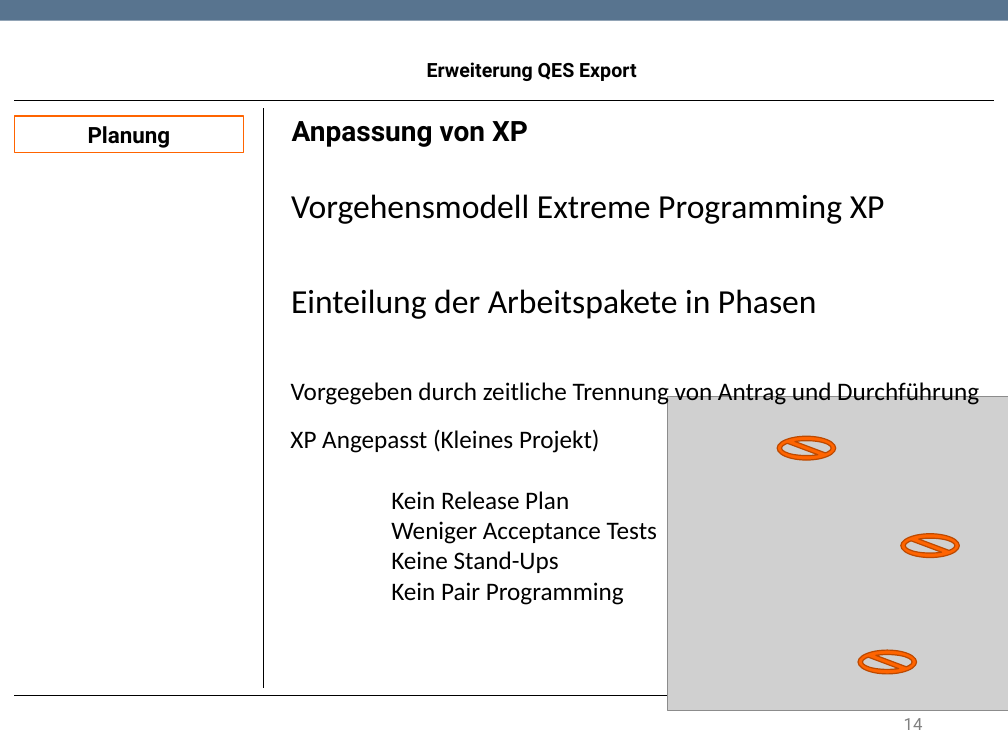
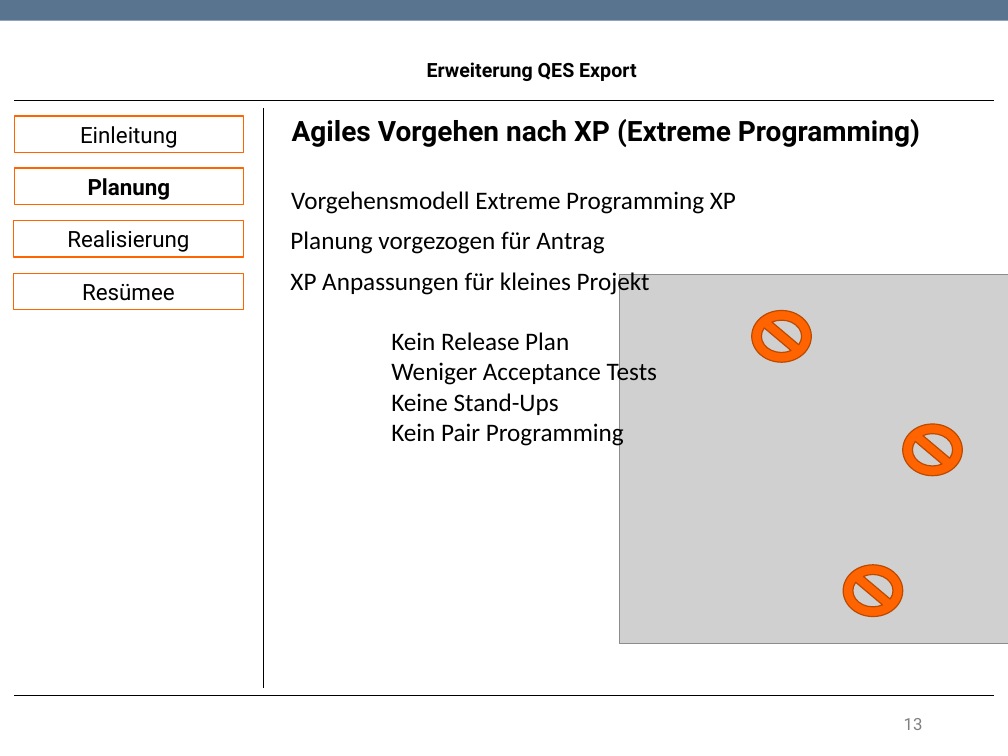
Before and after one commit to TwoHorus/dbExelExportLaravel, a slide deck: slide 13 of DOC/Fachgespraech.pptx (slide 14 before the commit). Drawn at 1008x756 pixels with LibreOffice and Linux fonts; fonts in the diff are those of the drawing; grey boxes stand for pictures; background and template pictures are left out. Boxes give left, top, right and bottom in pixels: in the first picture for what was removed or moved away, otherwise in the second. Text is boxed around its words. In the diff, an @@ line names an element or a change of style, - is before the commit and + after.

```diff
--- a/DOC/Fachgespraech.pptx
+++ b/DOC/Fachgespraech.pptx
@@ rectangle added at (14, 116, 244, 152), fill #FFFFFF, outline #FF6400 0.85 pt, 16 pt, text #000000 @@
+Einleitung
@@ text at (292, 119, 920, 147): text changed @@
-Anpassung von XP
+Agiles Vorgehen nach XP (Extreme Programming)
@@ rectangle "Planung": place and size @@
-rectangle "Planung" at (14, 116, 244, 152)
+rectangle "Planung" at (14, 168, 244, 205)
@@ text "Vorgehensmodell Extreme Programming XP" at (291, 191, 736, 214): size 24 to 18 pt @@
@@ rectangle added at (14, 221, 244, 257), fill #FFFFFF, outline #FF6400 0.85 pt, 16 pt, text #000000 @@
+Realisierung
@@ text added at (290, 231, 604, 254), 18 pt, text #000000 @@
+Planung vorgezogen für Antrag
@@ text "XP Anpassungen für kleines Projekt": place and size @@
-text "XP Anpassungen für kleines Projekt" at (290, 429, 657, 605)
+text "XP Anpassungen für kleines Projekt" at (290, 272, 657, 447)
@@ rectangle added at (14, 273, 244, 309), fill #FFFFFF, outline #FF6400 0.85 pt, 16 pt, text #000000 @@
+Resümee
@@ text at (290, 272, 650, 296): text changed @@
-XP Angepasst (Kleines Projekt)
+XP Anpassungen für kleines Projekt
@@ text removed at (291, 289, 817, 319) @@
-Einteilung der Arbeitspakete in Phasen
@@ picture: place and size @@
-picture at (667, 396, 1008, 711)
+picture at (619, 275, 1008, 644)
@@ no-entry sign: place and size @@
-no-entry sign at (858, 650, 916, 674)
+no-entry sign at (752, 310, 811, 362)
@@ text removed at (291, 379, 979, 406) @@
-Vorgegeben durch zeitliche Trennung von Antrag und Durchführung
@@ no-entry sign: place and size @@
-no-entry sign at (777, 436, 836, 461)
+no-entry sign at (903, 424, 963, 476)
@@ no-entry sign: place and size @@
-no-entry sign at (901, 534, 960, 558)
+no-entry sign at (843, 564, 902, 616)
@@ page number at (904, 718, 923, 730): text changed @@
-14
+13
```
Also in this commit, not shown: 5 other slides changed, 2 slides removed, 1 other file.
